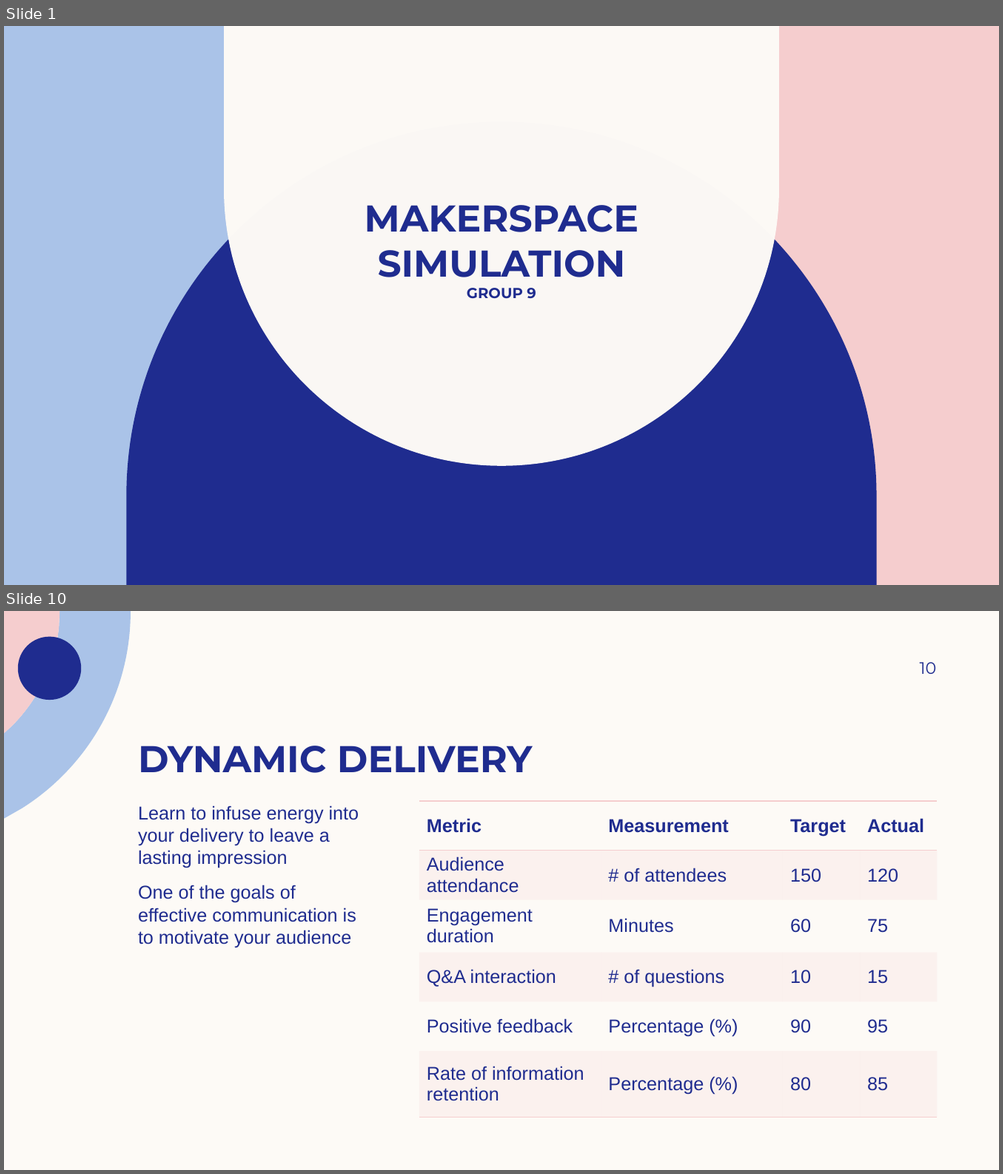
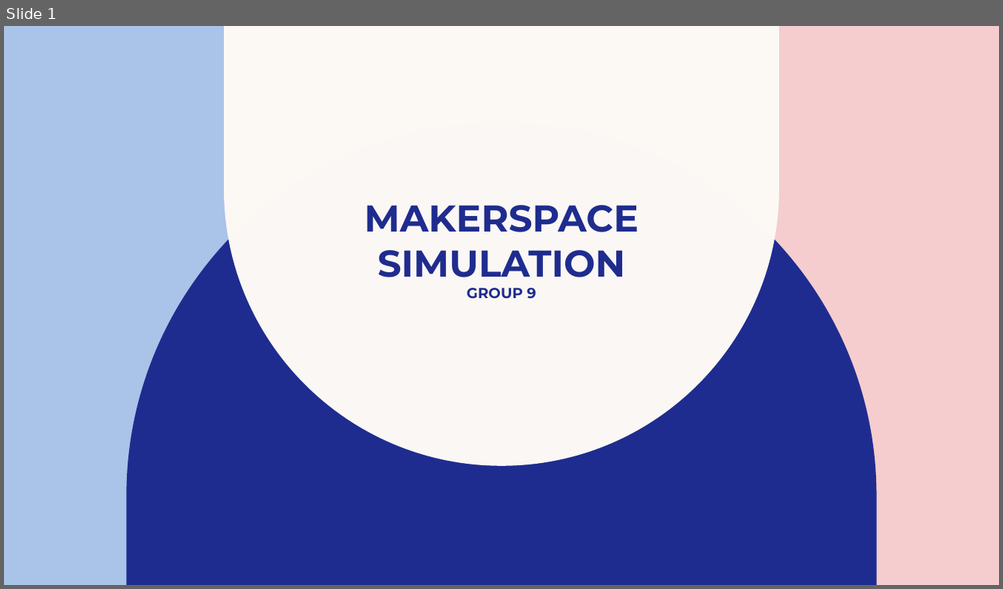
Before and after one commit to DanellSerik/Simulations_Project, a slide deck: Makerspace_Simulation.pptx. Shown one above the other, each under a label of ours: slides 1 and 10 before the commit, slide 1 after it; the slides between them are not shown. The pictures are 1003x1174 and 1003x589 pixels, drawn with LibreOffice and Linux fonts; fonts in the diff are those of the drawing. Boxes give left, top, right and bottom in pixels: in the first picture for what was removed or moved away, otherwise in the second. Text is boxed around its words. In the diff, an @@ line names an element or a change of style, - is before the commit and + after.

```diff
--- a/Makerspace_Simulation.pptx
+++ b/Makerspace_Simulation.pptx
@@ slide 10 removed at (4, 611, 999, 1170), background #FDFAF6 @@
@@ freeform shape removed at (4, 611, 131, 818) @@
@@ freeform shape removed at (4, 611, 60, 733) @@
@@ freeform shape removed at (18, 636, 82, 700) @@
@@ page number removed at (919, 662, 936, 674) @@
-10
@@ title removed at (138, 746, 532, 773) @@
-DYNAMIC DELIVERY
@@ text removed at (138, 806, 359, 948) @@
-Learn to infuse energy into your delivery to leave a lasting impression
-One of the goals of effective communication is to motivate your audience
@@ table removed at (419, 801, 936, 1118), 6 rows, 4 columns @@
-Metric | Measurement | Target | Actual
-Audience attendance | # of attendees | 150 | 120
-Engagement duration | Minutes | 60 | 75
-Q&A interaction | # of questions | 10 | 15
-Positive feedback | Percentage (%) | 90 | 95
-Rate of information retention | Percentage (%) | 80 | 85
```
Also in this commit, not shown: 3 slides added, 11 other slides removed.
